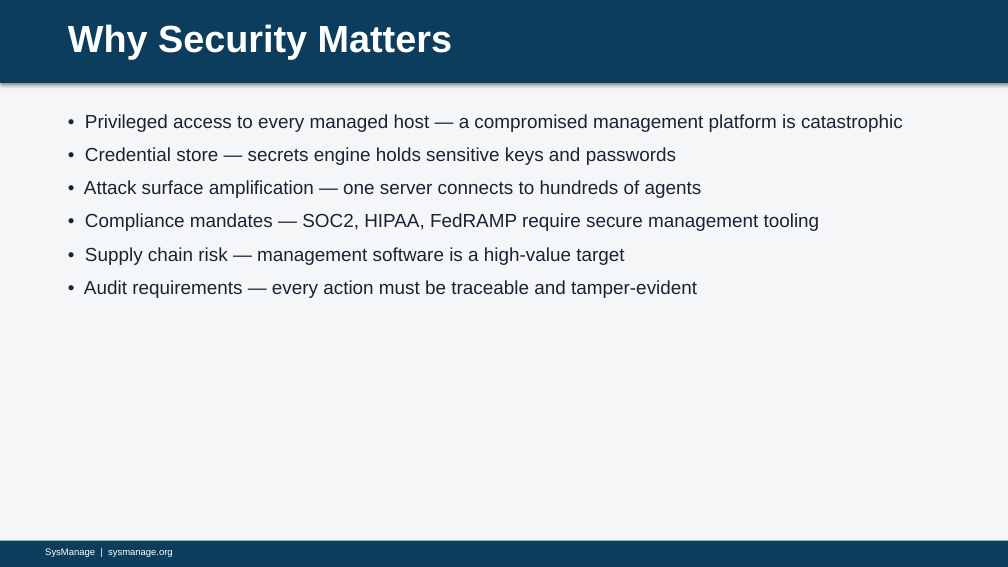
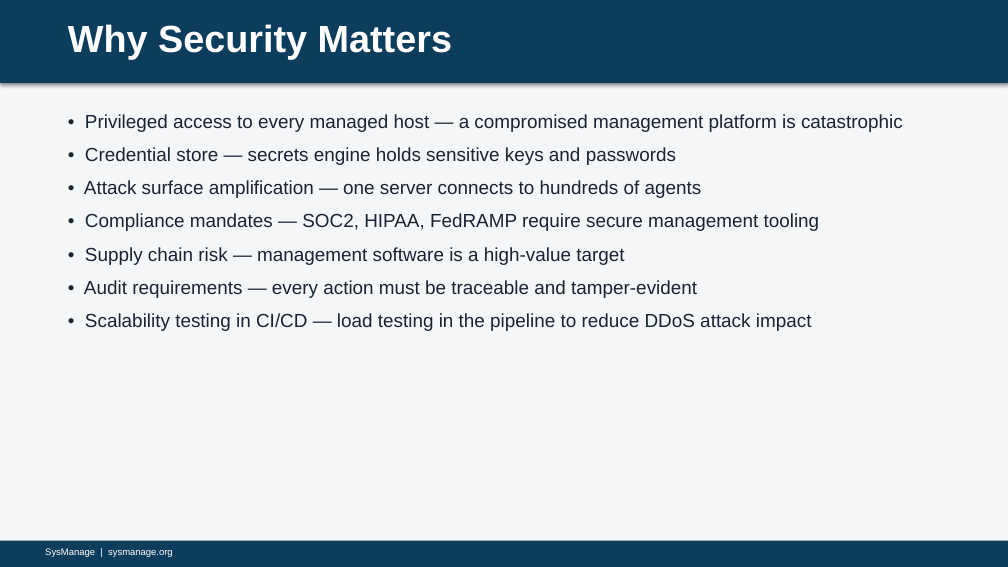
Before and after one commit to bceverly/sysmanage-docs, a slide deck: slide 18 of Presentations/SysManage.pptx. Drawn at 1008x567 pixels with LibreOffice and Linux fonts; fonts in the diff are those of the drawing. Boxes give left, top, right and bottom in pixels: in the first picture for what was removed or moved away, otherwise in the second. Text is boxed around its words. In the diff, an @@ line names an element or a change of style, - is before the commit and + after.

```diff
--- a/Presentations/SysManage.pptx
+++ b/Presentations/SysManage.pptx
@@ text at (85,313,812,331): paragraph added @@
+• Scalability testing in CI/CD — load testing in the pipeline to reduce DDoS attack impact
```
Also in this commit, not shown: 5 other slides changed, 2 slides added, 4 other files.
